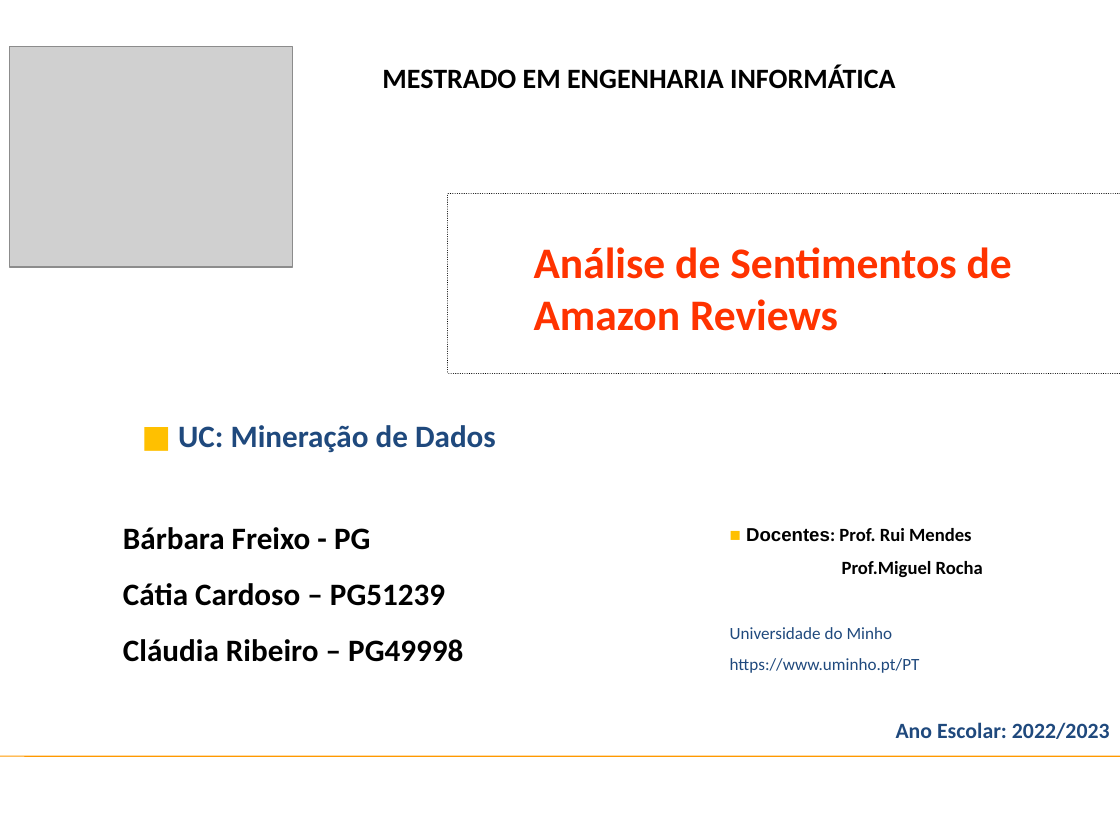
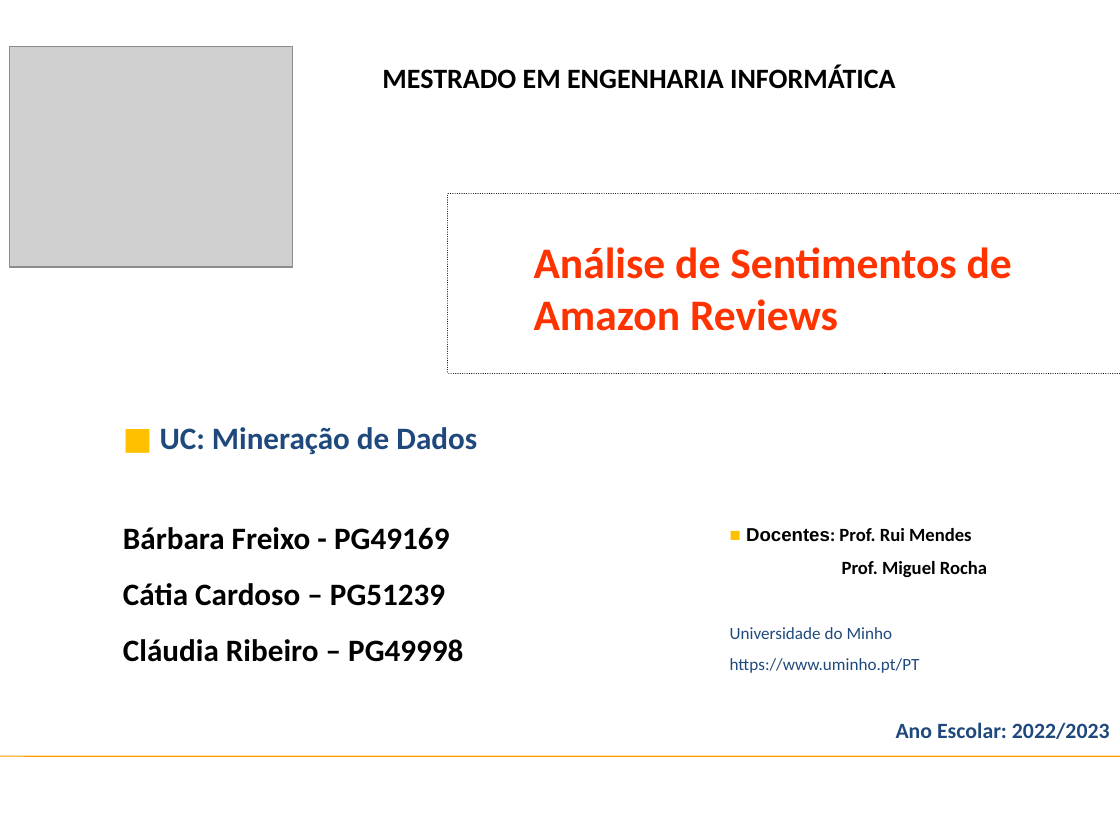
Before and after one commit to claudiadmr/MD-Projeto, a slide deck: slide 1 of Fase1/MD.pptx. Drawn at 1120x840 pixels with LibreOffice and Linux fonts; fonts in the diff are those of the drawing; grey boxes stand for pictures. Boxes give left, top, right and bottom in pixels: in the first picture for what was removed or moved away, otherwise in the second. Text is boxed around its words. In the diff, an @@ line names an element or a change of style, - is before the commit and + after.

```diff
--- a/Fase1/MD.pptx
+++ b/Fase1/MD.pptx
@@ text "■ UC: Mineração de Dados": place and size @@
-text "■ UC: Mineração de Dados" at <box>178,425,496,453</box>
+text "■ UC: Mineração de Dados" at <box>160,427,477,455</box>
@@ text at <box>123,527,449,550</box>: text changed @@
-Bárbara Freixo - PG
+Bárbara Freixo - PG49169
@@ text at <box>842,561,987,577</box>: spaces changed @@
-Prof.Miguel Rocha
+Prof. Miguel Rocha
```
Also in this commit, not shown: 5 other slides changed, 2 slides added.
